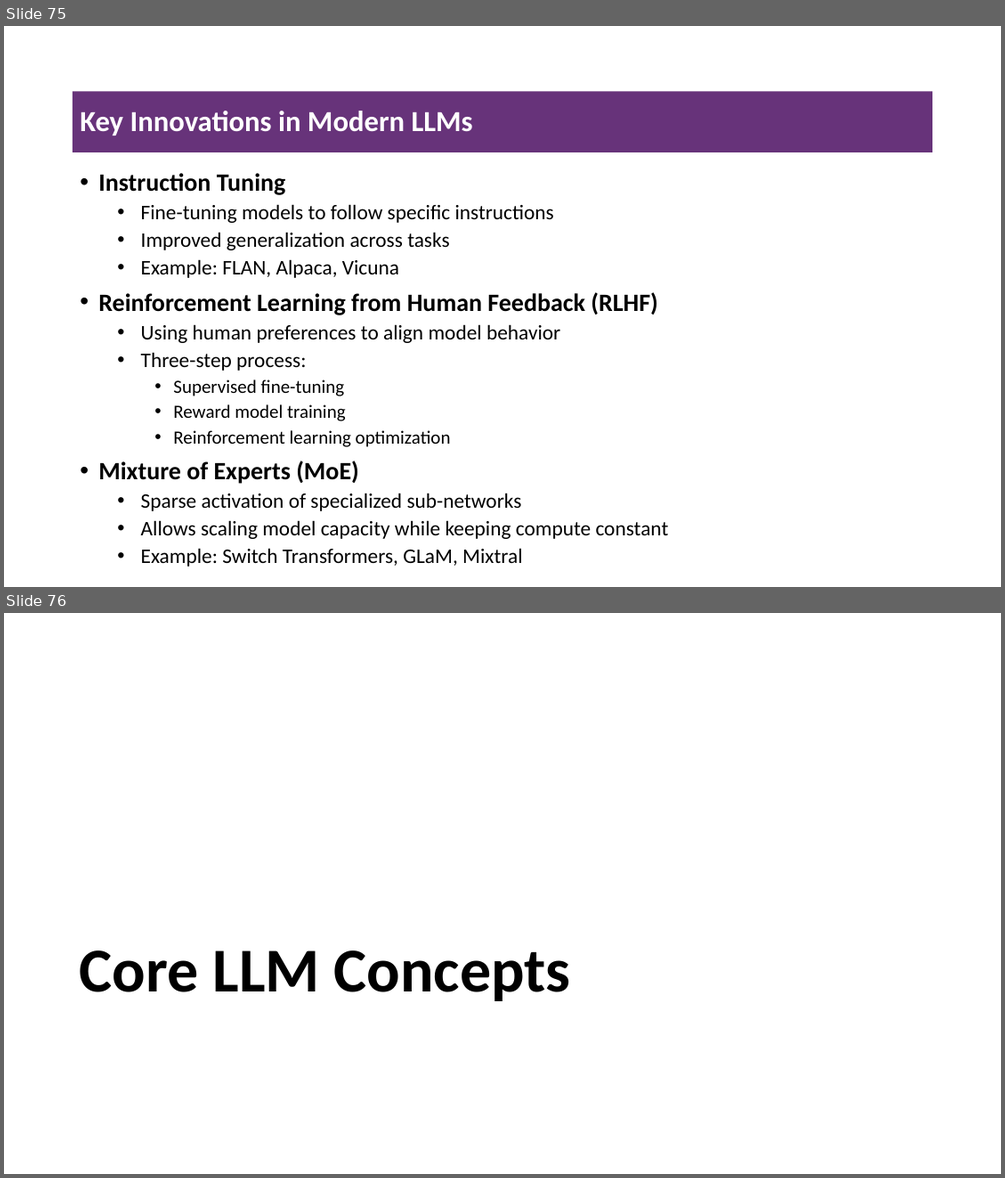
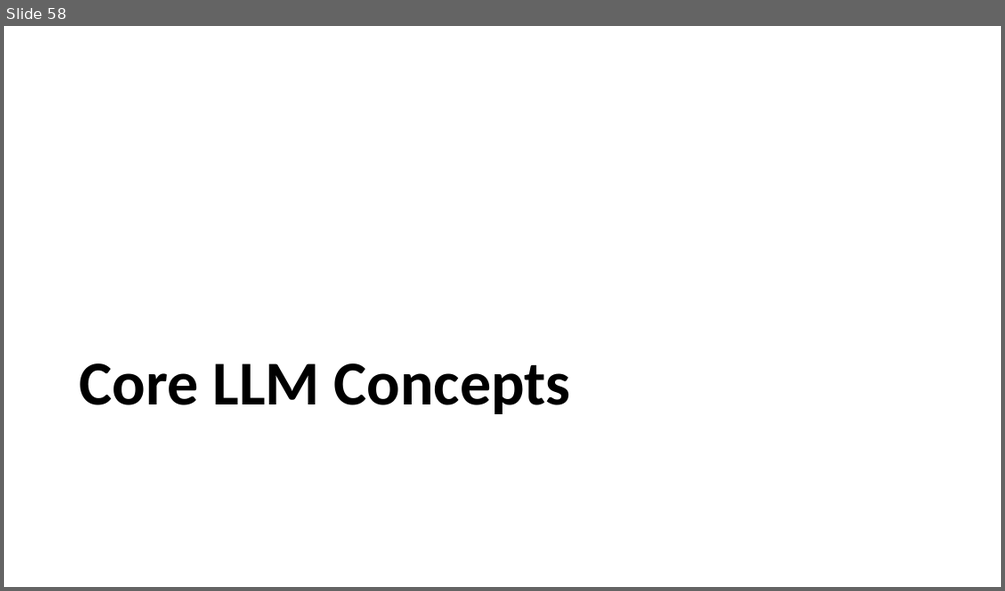
Before and after one commit to msfasha/307307-BI-Methods, a slide deck: 20242-NLP-LLM/lecture notes/Part 2 - Introduction to Large Language Models/Part 2 - Introduction to Large Language Models.pptx. Shown one above the other, each under a label of ours: slides 75 and 76 before the commit, slide 58 after it. The pictures are 1005x1178 and 1005x591 pixels, drawn with LibreOffice and Linux fonts; fonts in the diff are those of the drawing; background and template pictures are left out. Boxes give left, top, right and bottom in pixels: in the first picture for what was removed or moved away, otherwise in the second. Text is boxed around its words. In the diff, an @@ line names an element or a change of style, - is before the commit and + after.

```diff
--- a/20242-NLP-LLM/lecture notes/Part 2 - Introduction to Large Language Models/Part 2 - Introduction to Large Language Models.pptx
+++ b/20242-NLP-LLM/lecture notes/Part 2 - Introduction to Large Language Models/Part 2 - Introduction to Large Language Models.pptx
@@ slide 75 removed at (4,26,1001,587), background #FFFFFF @@
@@ title removed at (73,91,933,152) @@
-Key Innovations in Modern LLMs
@@ text removed at (98,173,669,566) @@
-• Instruction Tuning
-  • Fine-tuning models to follow specific instructions
-  • Improved generalization across tasks
-  • Example: FLAN, Alpaca, Vicuna
-• Reinforcement Learning from Human Feedback (RLHF)
-  • Using human preferences to align model behavior
-  • Three-step process:
-    • Supervised fine-tuning
-    • Reward model training
-    • Reinforcement learning optimization
-• Mixture of Experts (MoE)
-  • Sparse activation of specialized sub-networks
-  • Allows scaling model capacity while keeping compute constant
-  • Example: Switch Transformers, GLaM, Mixtral
@@ what was slide 76 is now slide 58 @@
```
Also in this commit, not shown: 43 slides changed, 16 slides added, 44 other slides removed, 1 other file.
